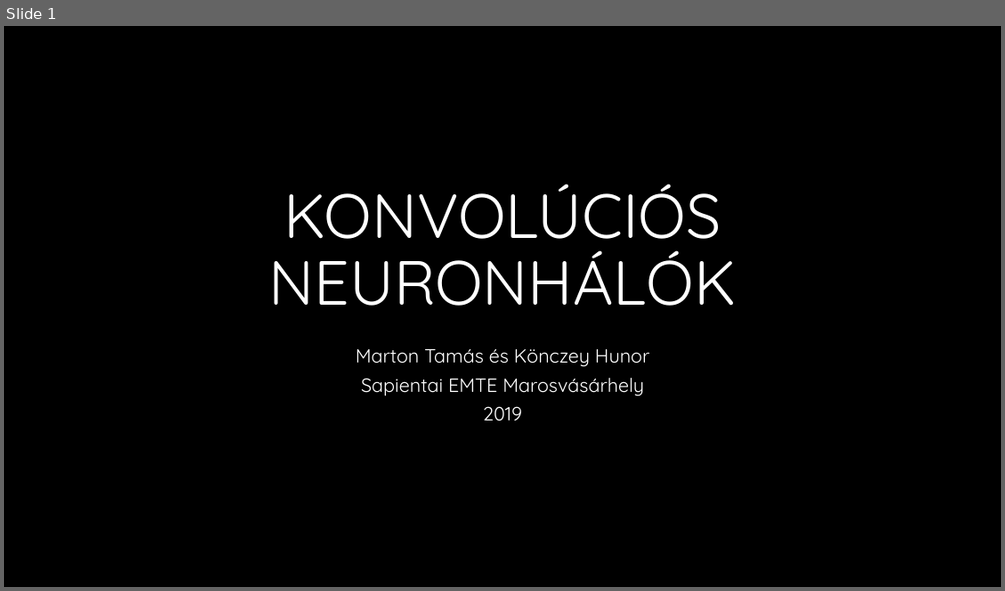
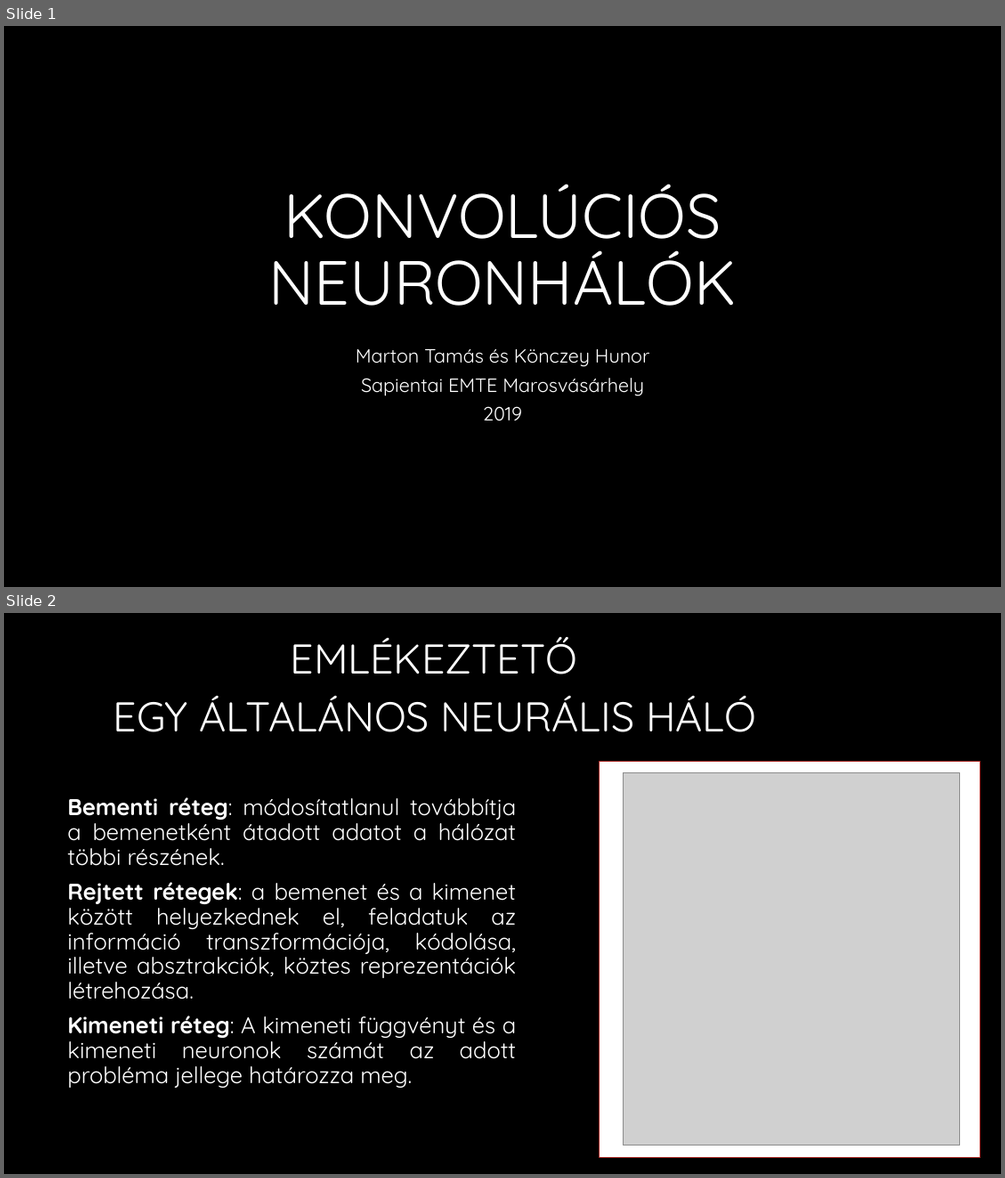
Before and after one commit to martontamas92/CNN, a slide deck: Konvolúciós neuronhálók.pptx. Shown one above the other, each under a label of ours: slide 1 before the commit, slides 1 and 2 after it. The pictures are 1005x591 and 1005x1178 pixels, drawn with LibreOffice and Linux fonts; fonts in the diff are those of the drawing; grey boxes stand for pictures; background and template pictures are left out. Boxes give left, top, right and bottom in pixels: in the first picture for what was removed or moved away, otherwise in the second. Text is boxed around its words. In the diff, an @@ line names an element or a change of style, - is before the commit and + after.

Commit message:
Emlékeztető

```diff
--- a/Konvolúciós neuronhálók.pptx
+++ b/Konvolúciós neuronhálók.pptx
@@ slide 2 added at (4, 613, 1001, 1174), background #000000 @@
@@ text added at (291, 637, 578, 674), 40 pt, text #FFFFFF @@
+EMLÉKEZTETŐ
@@ title added at (113, 695, 756, 732), 40 pt, text #FFFFFF @@
+EGY ÁLTALÁNOS NEURÁLIS HÁLÓ
@@ rectangle added at (599, 761, 979, 1158), fill #FFFFFF, outline #A5221E 1 pt @@
@@ picture added at (623, 772, 960, 1144) @@
@@ text added at (67, 797, 517, 1087), 22 pt, text #FFFFFF @@
+Bementi réteg: módosítatlanul továbbítja a bemenetként átadott adatot a hálózat többi részének.
+Rejtett rétegek: a bemenet és a kimenet között helyezkednek el, feladatuk az információ transzformációja, kódolása, illetve absztrakciók, köztes reprezentációk létrehozása.
+Kimeneti réteg: A kimeneti függvényt és a kimeneti neuronok számát az adott probléma jellege határozza meg.
```
Also in this commit, not shown: 1 other slide added.
